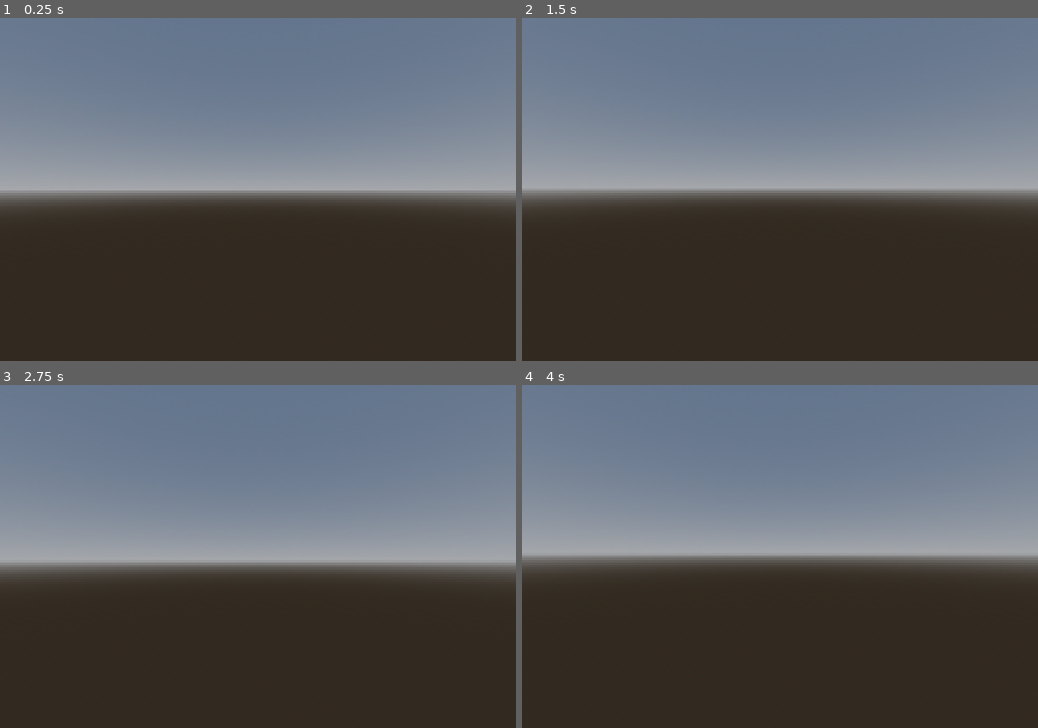
Above: before the commit, frames 1-4 (two rows, left to right).
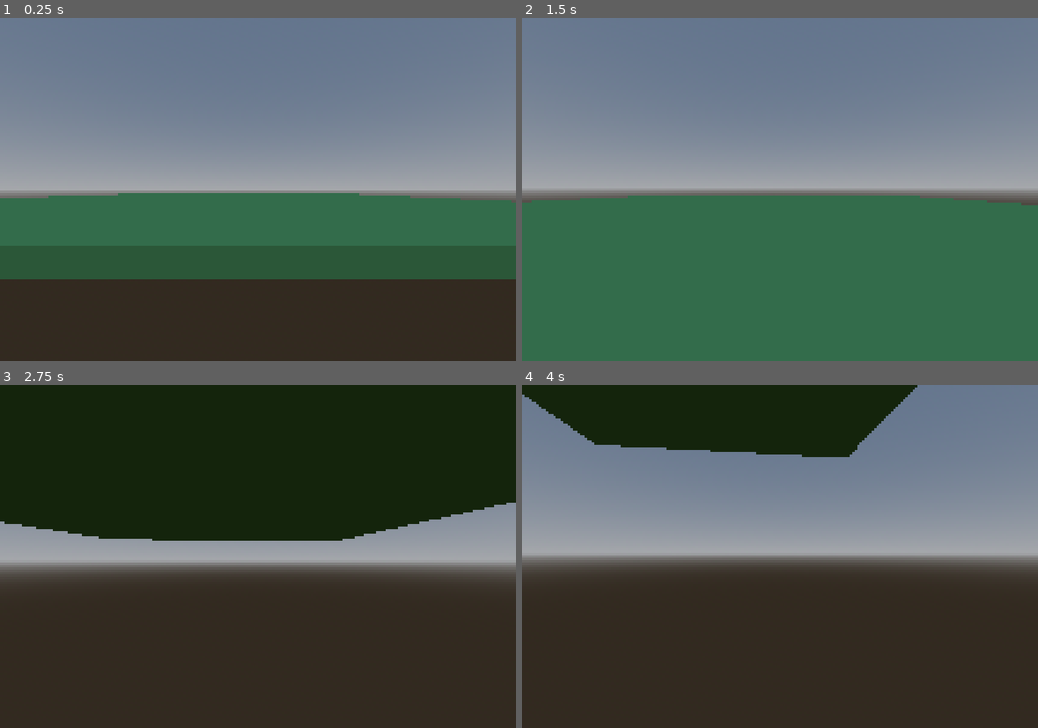
Above: after the commit, the same moments.

Repository: BingleyPro/momentum
Game: Godot game, scene res://world.tscn
The game is run twice, just before and just after one commit, with the same random seed, the same clock (stepped at 60 frames per second) and the same inputs.
Inputs (mouse positions are in pixels of both pictures, inside the frame that each line leads up to):
- Up to frame 1 (0.25 s): no input
- Up to frame 2 (1.5 s): tap Enter at 0.5 s; move the mouse to (805, 189) at 0.52 s; hold C (slide) 0.53-1.28 s; hold W (forwards) from 0.53 s (still down); tap Space (jump) at 0.77, 0.8, 1.07, 1.35 s; move the mouse to (754, 189) at 1.27 s
- Up to frame 3 (2.75 s): keep holding W (forwards); tap Space (jump) at 1.52, 1.82, 2.3 s; tap C (slide) at 1.55 s; move the mouse to (268, 549) at 2.02 s; hold C (slide) from 2.03 s (still down)
- Up to frame 4 (4 s): keep holding W (forwards); move the mouse to (774, 563) at 2.77 s; release C (slide) at 2.78 s; tap Shift (sprint) at 2.85 s; tap Space (jump) at 3.02, 3.32, 3.77, 3.8 s; tap C (slide) at 3.05 s; move the mouse to (816, 559) at 3.52 s; tap Alt at 3.6 s

The runs differ from the first frame. In frame 1, 24% of the frame differs, in the area x 0-100%, y 51-77%; in frame 2, 48%, in the area x 0-100%, y 51-100%; in frame 3, 43%; in frame 4, 12%.

Commit message:
sliding

Diff:
--- a/player/player.gd
+++ b/player/player.gd
@@ -12,13 +12,22 @@
 @export_range(0.0, 20.0, 0.1, "suffix:m/s/s") var AIR_ACCELERATION = 3.0
 @export_range(0.0, 5.0, 0.05, "suffix:m/s/s") var AIR_FRICTION = 0.2
 
-const GROUND_TURN_GRIP = 35.0
+@export_group("Sliding")
+@export_range(0.0, 20.0, 0.5, "suffix:m/s") var SLIDE_MIN_SPEED = 6.0
+@export_range(0.0, 20.0, 1.0, "suffix:m/s") var SLIDE_FRICTION = 3.0
+@export_range(0.0, 10.0, 1.0, "suffix:m/s") var SLIDE_STEER = 2.0
+@export_range(0.0, 3.0, 0.05, "suffix:m") var SLIDE_CAMERA_DROP = 0.7
+@export_range(0.0, 10.0, 1.0, "suffix:m/s") var CAMERA_TRANSITION_SPEED = 5.0
+
+var sliding = false
+var standing_head_y: float
 
 var mouse_sensitivity: float = 0.002
 
 @onready var head = $Head
 
 func _ready() -> void:
+	standing_head_y = head.position.y
 	Input.mouse_mode = Input.MOUSE_MODE_CAPTURED
 
 func _unhandled_input(event) -> void:
@@ -47,6 +56,8 @@
 
 	if grounded and Input.is_action_just_pressed("jump"):
 		velocity.y = JUMP_VELOCITY
+		sliding = false
+		grounded = false
 
 	var input_dir = Input.get_vector("left", "right", "forwards", "backwards")
 	var direction = (transform.basis * Vector3(input_dir.x, 0, input_dir.y)).normalized()
@@ -58,19 +69,29 @@
 		velocity.x, 0, velocity.z
 	)
 
-	var acceleration = GROUND_ACCELERATION if grounded else AIR_ACCELERATION
-	var friction = GROUND_FRICTION if grounded else AIR_FRICTION
-
 	var target_speed = WALK_SPEED
 	if grounded and Input.is_action_pressed("sprint"):
 		target_speed = SPRINT_SPEED
 
 	# Make walking backwards just slightly slower
-	target_speed += lerpf(1.0, 0.9, backward_amount)
-	"""
+	target_speed *= lerpf(1.0, 0.9, backward_amount)
+
 	# Ground movement
 	if grounded:
-		if direction != Vector3.ZERO:
+		# Sliding
+		if sliding:
+			horizontal_velocity = horizontal_velocity.move_toward(Vector3.ZERO,
+			SLIDE_FRICTION * delta)
+
+			# Limited sideways steering
+			if direction != Vector3.ZERO:
+				var motion_direction = horizontal_velocity.normalized()
+
+				var steering_direction = direction - motion_direction * direction.dot(motion_direction)
+
+				horizontal_velocity += steering_direction * SLIDE_STEER * delta
+
+		elif direction != Vector3.ZERO:
 			var desired_velocity = direction * target_speed
 
 			horizontal_velocity = horizontal_velocity.move_toward(
@@ -95,33 +116,30 @@
 					AIR_ACCELERATION * delta,
 					speed_to_add
 				)
-				"""
 
-	# Apply friction
-	horizontal_velocity = horizontal_velocity.move_toward(
-		Vector3.ZERO,
-		friction * delta
+				horizontal_velocity += direction * acceleration_step
+
+	if sliding:
+		if not grounded or not Input.is_action_pressed("slide") or horizontal_velocity.length() < 2.0:
+			sliding = false
+	elif grounded and Input.is_action_just_pressed("slide"):
+		if horizontal_velocity.length() >= SLIDE_MIN_SPEED:
+			# Add initial speed boost
+			horizontal_velocity += direction * (horizontal_velocity.length() - 4.0)
+
+			sliding = true
+
+	# Lower camera if sliding
+	var target_head_y = standing_head_y
+
+	if sliding:
+		target_head_y -= SLIDE_CAMERA_DROP
+
+	head.position.y = move_toward(
+		head.position.y,
+		target_head_y,
+		CAMERA_TRANSITION_SPEED * delta
 	)
-
-	if grounded and direction != Vector3.ZERO:
-		var parallel_velocity = direction * horizontal_velocity.dot(direction)
-		var sideways_velocity = horizontal_velocity - parallel_velocity
-
-		horizontal_velocity -= sideways_velocity.limit_length(GROUND_TURN_GRIP * delta)
-
-	# Apply movement acceleration
-	if direction != Vector3.ZERO:
-		# Calculate speed in direction using dot product!
-		var speed_in_dir = horizontal_velocity.dot(direction)
-		var speed_to_add = target_speed - speed_in_dir
-
-		if speed_to_add > 0:
-			var acceleration_step = min(
-				acceleration * delta,
-				speed_to_add
-			)
-
-			horizontal_velocity += direction * acceleration_step
 
 	# Update velocity
 	velocity.x = horizontal_velocity.x
--- a/world.tscn
+++ b/world.tscn
@@ -1,12 +1,6 @@
 [gd_scene format=3 uid="uid://cs54faeqky5t8"]
 
 [ext_resource type="PackedScene" uid="uid://cm13yd7dn1uuk" path="res://player/player.tscn" id="1_f3sb7"]
-
-[sub_resource type="BoxMesh" id="BoxMesh_tb07l"]
-size = Vector3(15, 1, 15)
-
-[sub_resource type="BoxShape3D" id="BoxShape3D_qmbns"]
-size = Vector3(15, 1, 15)
 
 [sub_resource type="ProceduralSkyMaterial" id="ProceduralSkyMaterial_o2qjk"]
 
@@ -17,42 +11,72 @@
 background_mode = 2
 sky = SubResource("Sky_dhdjk")
 
+[sub_resource type="BoxMesh" id="BoxMesh_tb07l"]
+size = Vector3(15, 1, 15)
+
+[sub_resource type="BoxShape3D" id="BoxShape3D_qmbns"]
+size = Vector3(15, 1, 15)
+
+[sub_resource type="StandardMaterial3D" id="StandardMaterial3D_oul6g"]
+albedo_color = Color(0.57091314, 0.9967359, 0.59413147, 1)
+metallic = 0.34
+
+[sub_resource type="BoxMesh" id="BoxMesh_f3sb7"]
+material = SubResource("StandardMaterial3D_oul6g")
+size = Vector3(80, 1, 80)
+
+[sub_resource type="BoxShape3D" id="BoxShape3D_fj7yv"]
+size = Vector3(80, 1, 80)
+
 [node name="World" type="Node3D" unique_id=278102239]
-
-[node name="StaticBody3D" type="StaticBody3D" parent="." unique_id=1854221402]
-
-[node name="MeshInstance3D" type="MeshInstance3D" parent="StaticBody3D" unique_id=241623169]
-transform = Transform3D(1, 0, 0, 0, 1, 0, 0, 0, 1, 7, 0, 7)
-mesh = SubResource("BoxMesh_tb07l")
-
-[node name="CollisionShape3D" type="CollisionShape3D" parent="StaticBody3D" unique_id=1751875407]
-transform = Transform3D(1, 0, 0, 0, 1, 0, 0, 0, 1, 7, 0, 7)
-shape = SubResource("BoxShape3D_qmbns")
-
-[node name="StaticBody3D" type="StaticBody3D" parent="StaticBody3D" unique_id=1889270115]
-transform = Transform3D(1, 0, 0, 0, 1, 0, 0, 0, 1, -20.143017, 0, 0)
-
-[node name="MeshInstance3D" type="MeshInstance3D" parent="StaticBody3D/StaticBody3D" unique_id=622821764]
-transform = Transform3D(1, 0, 0, 0, 1, 0, 0, 0, 1, 7, 0, 7)
-mesh = SubResource("BoxMesh_tb07l")
-
-[node name="CollisionShape3D" type="CollisionShape3D" parent="StaticBody3D/StaticBody3D" unique_id=2038428934]
-transform = Transform3D(1, 0, 0, 0, 1, 0, 0, 0, 1, 7, 0, 7)
-shape = SubResource("BoxShape3D_qmbns")
-
-[node name="StaticBody3D" type="StaticBody3D" parent="StaticBody3D/StaticBody3D" unique_id=2080487720]
-transform = Transform3D(1, 0, 0, 0, 1, 0, 0, 0, 1, -20.143017, 0, 0)
-
-[node name="MeshInstance3D" type="MeshInstance3D" parent="StaticBody3D/StaticBody3D/StaticBody3D" unique_id=1136726211]
-transform = Transform3D(1, 0, 0, 0, 1, 0, 0, 0, 1, 7, 0, 7)
-mesh = SubResource("BoxMesh_tb07l")
-
-[node name="CollisionShape3D" type="CollisionShape3D" parent="StaticBody3D/StaticBody3D/StaticBody3D" unique_id=1648198381]
-transform = Transform3D(1, 0, 0, 0, 1, 0, 0, 0, 1, 7, 0, 7)
-shape = SubResource("BoxShape3D_qmbns")
 
 [node name="Player" parent="." unique_id=1333248885 instance=ExtResource("1_f3sb7")]
 transform = Transform3D(1, 0, 0, 0, 1, 0, 0, 0, 1, 0.9543686, 1.5, 1.2974281)
 
 [node name="WorldEnvironment" type="WorldEnvironment" parent="." unique_id=841303244]
 environment = SubResource("Environment_tb07l")
+
+[node name="Objects" type="Node3D" parent="." unique_id=610253126]
+
+[node name="StaticBody3D3" type="StaticBody3D" parent="Objects" unique_id=1854221402]
+
+[node name="MeshInstance3D" type="MeshInstance3D" parent="Objects/StaticBody3D3" unique_id=241623169]
+transform = Transform3D(1, 0, 0, 0, 1, 0, 0, 0, 1, 7, 0, 7)
+mesh = SubResource("BoxMesh_tb07l")
+
+[node name="CollisionShape3D" type="CollisionShape3D" parent="Objects/StaticBody3D3" unique_id=1751875407]
+transform = Transform3D(1, 0, 0, 0, 1, 0, 0, 0, 1, 7, 0, 7)
+shape = SubResource("BoxShape3D_qmbns")
+
+[node name="StaticBody3D2" type="StaticBody3D" parent="Objects" unique_id=1889270115]
+transform = Transform3D(1, 0, 0, 0, 1, 0, 0, 0, 1, -20.143017, 0, 0)
+
+[node name="MeshInstance3D" type="MeshInstance3D" parent="Objects/StaticBody3D2" unique_id=622821764]
+transform = Transform3D(1, 0, 0, 0, 1, 0, 0, 0, 1, 7, 0, 7)
+mesh = SubResource("BoxMesh_tb07l")
+
+[node name="CollisionShape3D" type="CollisionShape3D" parent="Objects/StaticBody3D2" unique_id=2038428934]
+transform = Transform3D(1, 0, 0, 0, 1, 0, 0, 0, 1, 7, 0, 7)
+shape = SubResource("BoxShape3D_qmbns")
+
+[node name="StaticBody3D" type="StaticBody3D" parent="Objects" unique_id=2080487720]
+transform = Transform3D(1, 0, 0, 0, 1, 0, 0, 0, 1, -40.286034, 0, 0)
+
+[node name="MeshInstance3D" type="MeshInstance3D" parent="Objects/StaticBody3D" unique_id=1136726211]
+transform = Transform3D(1, 0, 0, 0, 1, 0, 0, 0, 1, 7, 0, 7)
+mesh = SubResource("BoxMesh_tb07l")
+
+[node name="CollisionShape3D" type="CollisionShape3D" parent="Objects/StaticBody3D" unique_id=1648198381]
+transform = Transform3D(1, 0, 0, 0, 1, 0, 0, 0, 1, 7, 0, 7)
+shape = SubResource("BoxShape3D_qmbns")
+
+[node name="StaticBody3D4" type="StaticBody3D" parent="Objects" unique_id=1160970828]
+transform = Transform3D(1, 0, 0, 0, 1, 0, 0, 0, 1, -12.387047, 0, -52.078438)
+
+[node name="MeshInstance3D" type="MeshInstance3D" parent="Objects/StaticBody3D4" unique_id=751420900]
+transform = Transform3D(1, 0, 0, 0, 1, 0, 0, 0, 1, 7, 0, 7)
+mesh = SubResource("BoxMesh_f3sb7")
+
+[node name="CollisionShape3D" type="CollisionShape3D" parent="Objects/StaticBody3D4" unique_id=1334925454]
+transform = Transform3D(1, 0, 0, 0, 1, 0, 0, 0, 1, 7, 0, 7)
+shape = SubResource("BoxShape3D_fj7yv")
